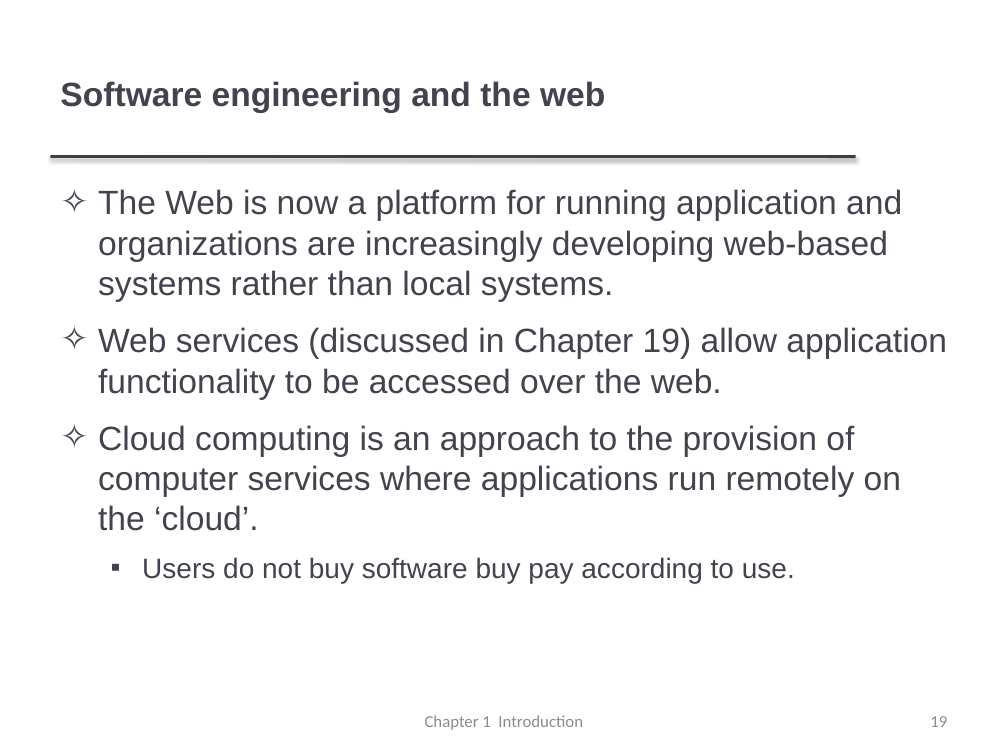
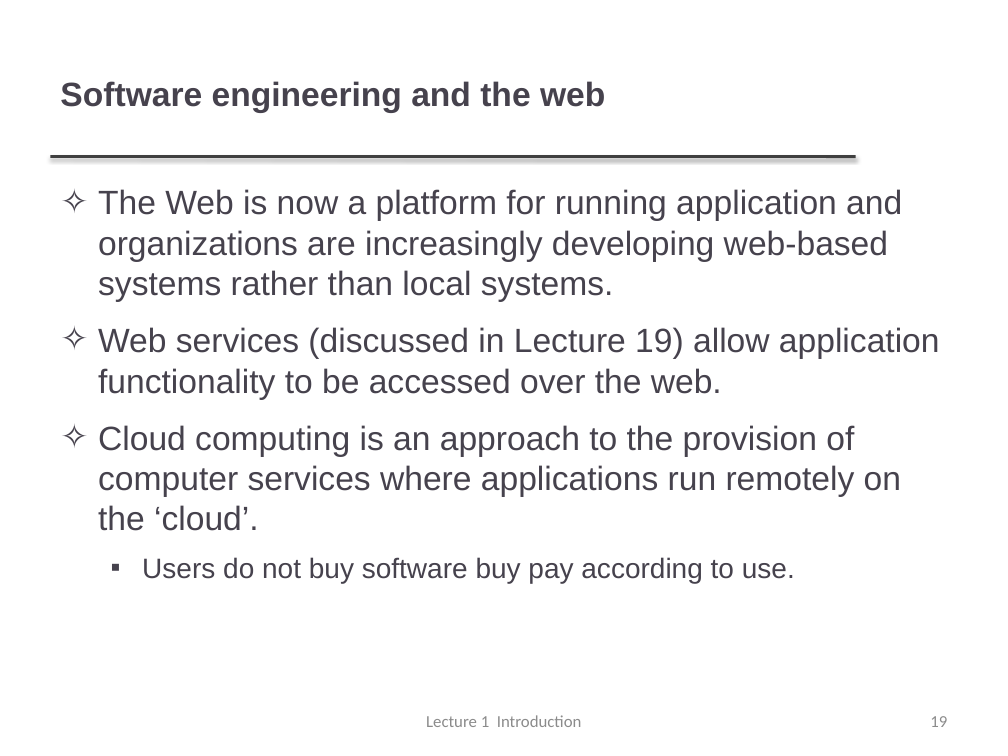
Before and after one commit to FurkanGozukara/Software-Engineering-CSE307-2020, a slide deck: slide 19 of lecture slides/Chapter 1 - Introduction.pptx. Drawn at 1008x756 pixels with LibreOffice and Linux fonts; fonts in the diff are those of the drawing; background and template pictures are left out. Boxes give left, top, right and bottom in pixels: in the first picture for what was removed or moved away, otherwise in the second. Text is boxed around its words. In the diff, an @@ line names an element or a change of style, - is before the commit and + after.

Commit message:
lecture 3 slides upload

```diff
--- a/lecture slides/Chapter 1 - Introduction.pptx
+++ b/lecture slides/Chapter 1 - Introduction.pptx
@@ text at <box>98,327,940,400</box>: text changed @@
-✧ Web services (discussed in Chapter 19) allow application functionality to be accessed over the web.
+✧ Web services (discussed in Lecture 19) allow application functionality to be accessed over the web.
@@ text at <box>426,715,582,727</box>: text changed @@
-Chapter 1 Introduction
+Lecture 1 Introduction
```
Also in this commit, not shown: 38 other slides changed, 5 other files.
